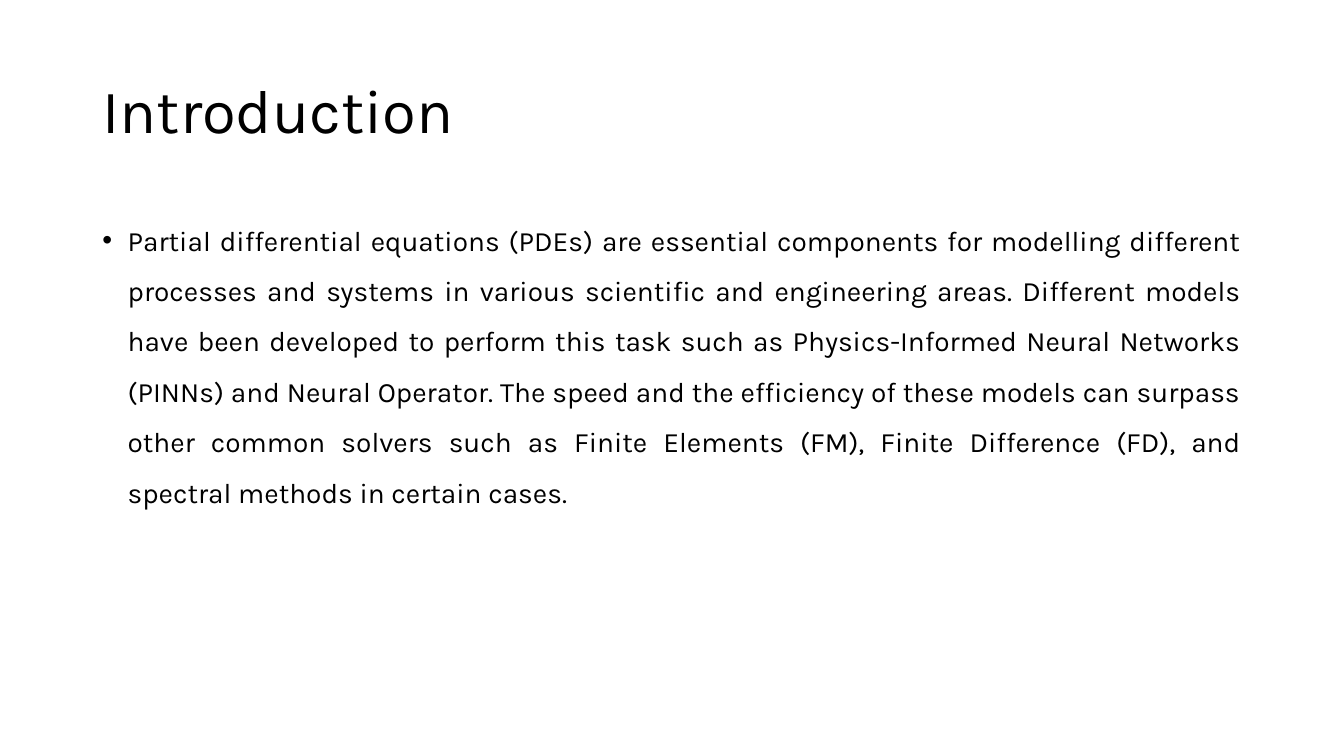
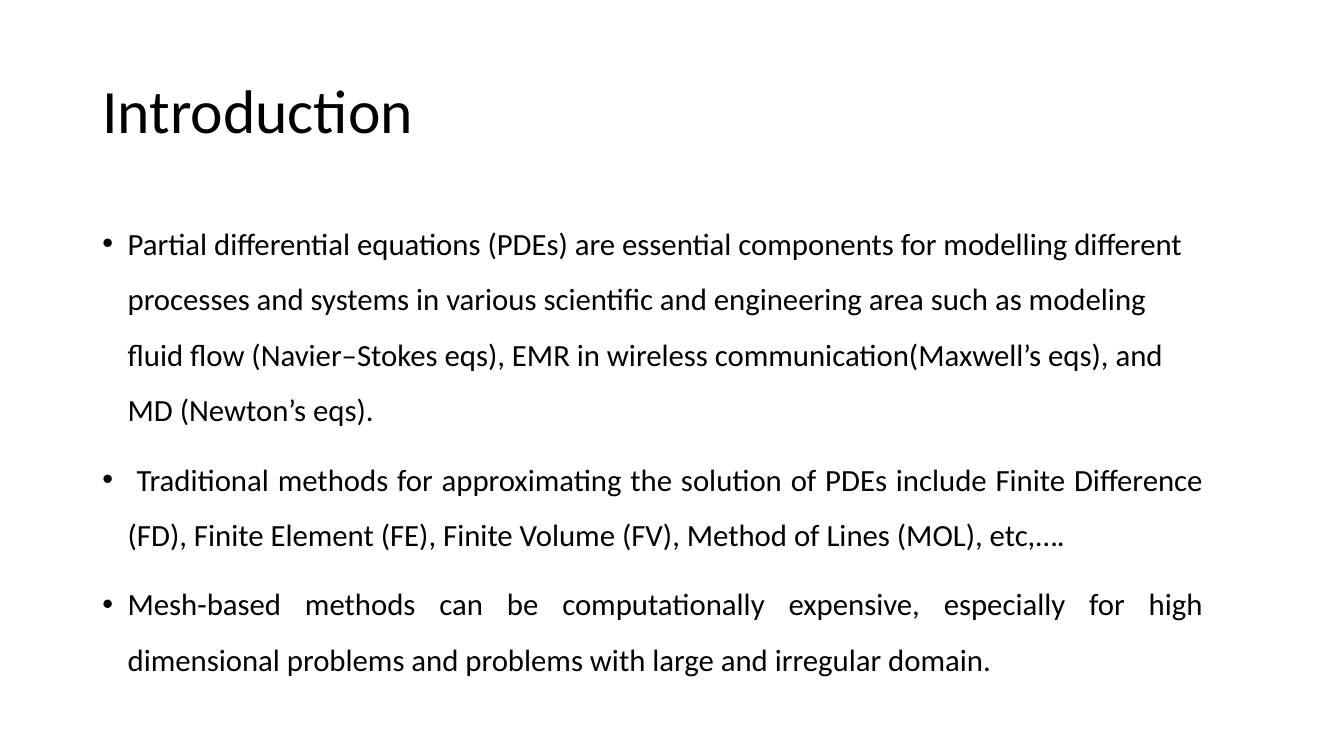
Before and after one commit to HashimAlSadah/MX-Project, a slide deck: slide 2 of ppt/Deep Learning Methods for Solving PDEs - MX CA Project.pptx. Drawn at 1344x756 pixels with LibreOffice and Linux fonts; fonts in the diff are those of the drawing. Boxes give left, top, right and bottom in pixels: in the first picture for what was removed or moved away, otherwise in the second. Text is boxed around its words. In the diff, an @@ line names an element or a change of style, - is before the commit and + after.

Commit message:
presentation is modified

```diff
--- a/ppt/Deep Learning Methods for Solving PDEs - MX CA Project.pptx
+++ b/ppt/Deep Learning Methods for Solving PDEs - MX CA Project.pptx
@@ title "Introduction" at bbox=[102, 90, 413, 134]: font Karla to Calibri @@
@@ text at bbox=[128, 232, 1203, 677]: text changed; size 20 to 22 pt; font Karla to Calibri @@
-• Partial differential equations (PDEs) are essential components for modelling different processes and systems in various scientific and engineering areas. Different models have been developed to perform this task such as Physics-Informed Neural Networks (PINNs) and Neural Operator. The speed and the efficiency of these models can surpass other common solvers such as Finite Elements (FM), Finite Difference (FD), and spectral methods in certain cases.
+• Partial differential equations (PDEs) are essential components for modelling different processes and systems in various scientific and engineering area such as modeling fluid flow (Navier–Stokes eqs), EMR in wireless communication(Maxwell’s eqs), and MD (Newton’s eqs).
+• Traditional methods for approximating the solution of PDEs include Finite Difference (FD), Finite Element (FE), Finite Volume (FV), Method of Lines (MOL), etc,….
+• Mesh-based methods can be computationally expensive, especially for high dimensional problems and problems with large and irregular domain.
```
Also in this commit, not shown: 5 other slides changed, 6 slides added, 3 slides removed.
